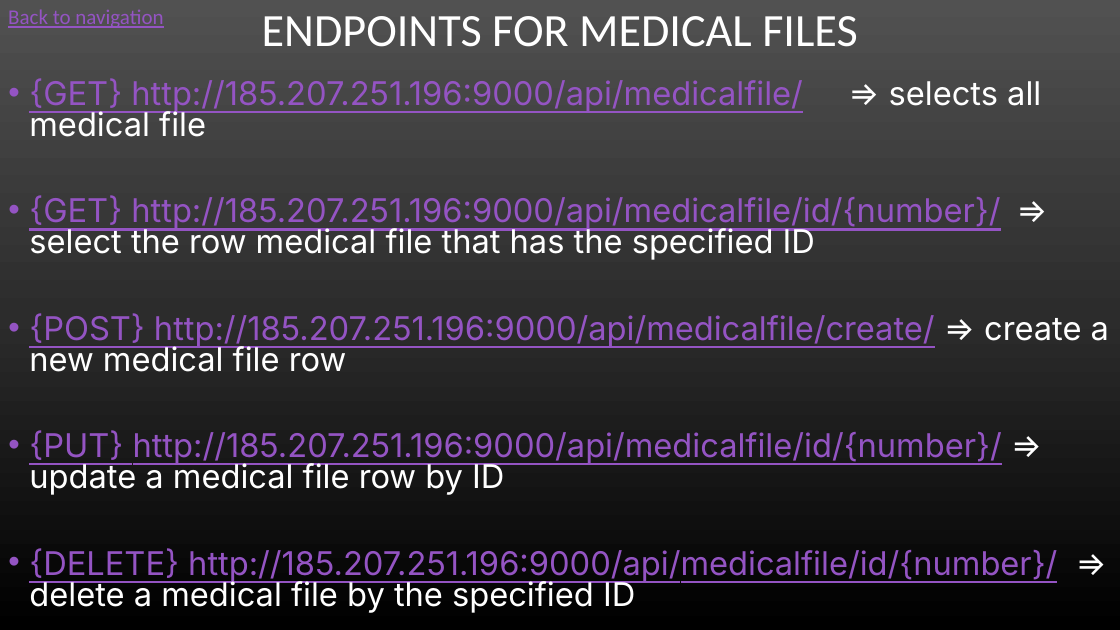
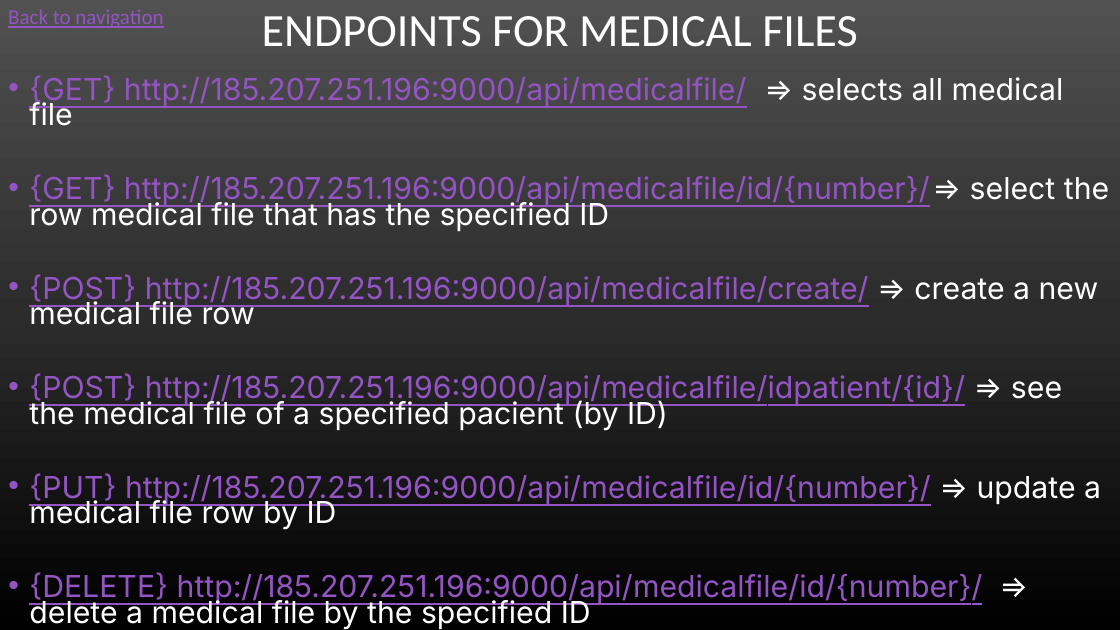
Before and after one commit to SkyNeTz22/IP_API, a slide deck: slide 8 of useful_files/Documentation/IP_API_DOCUMENTATION.pptx. Drawn at 1120x630 pixels with LibreOffice and Linux fonts; fonts in the diff are those of the drawing. Boxes give left, top, right and bottom in pixels: in the first picture for what was removed or moved away, otherwise in the second. Text is boxed around its words. In the diff, an @@ line names an element or a change of style, - is before the commit and + after.

```diff
--- a/useful_files/Documentation/IP_API_DOCUMENTATION.pptx
+++ b/useful_files/Documentation/IP_API_DOCUMENTATION.pptx
@@ text at <box>29,75,1109,630</box>: size 28 to 25.9 pt in "{GET} http://185.207.251.196:9000/api/medicalfile/ => select ...", "{GET} http://185.207.251.196:9000/api/medicalfile/id/{number ...", "{POST} http://185.207.251.196:9000/api/medicalfile/create/ = ...", "{PUT} http://185.207.251.196:9000/api/medicalfile/id/{number ..." and 1 more places; line spacing 0.8 to 0.7 @@
@@ text at <box>29,373,1062,431</box>: paragraph added @@
+• {POST} http://185.207.251.196:9000/api/medicalfile/idpatient/{id}/ => see the medical file of a specified pacient (by ID)
```
Also in this commit, not shown: 4 other slides changed, 1 other file.
